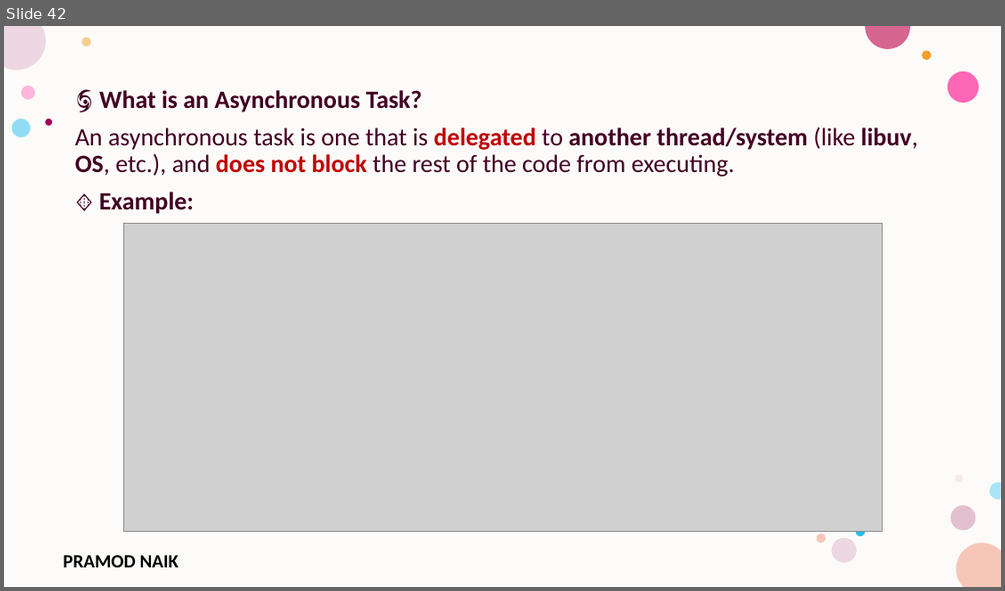
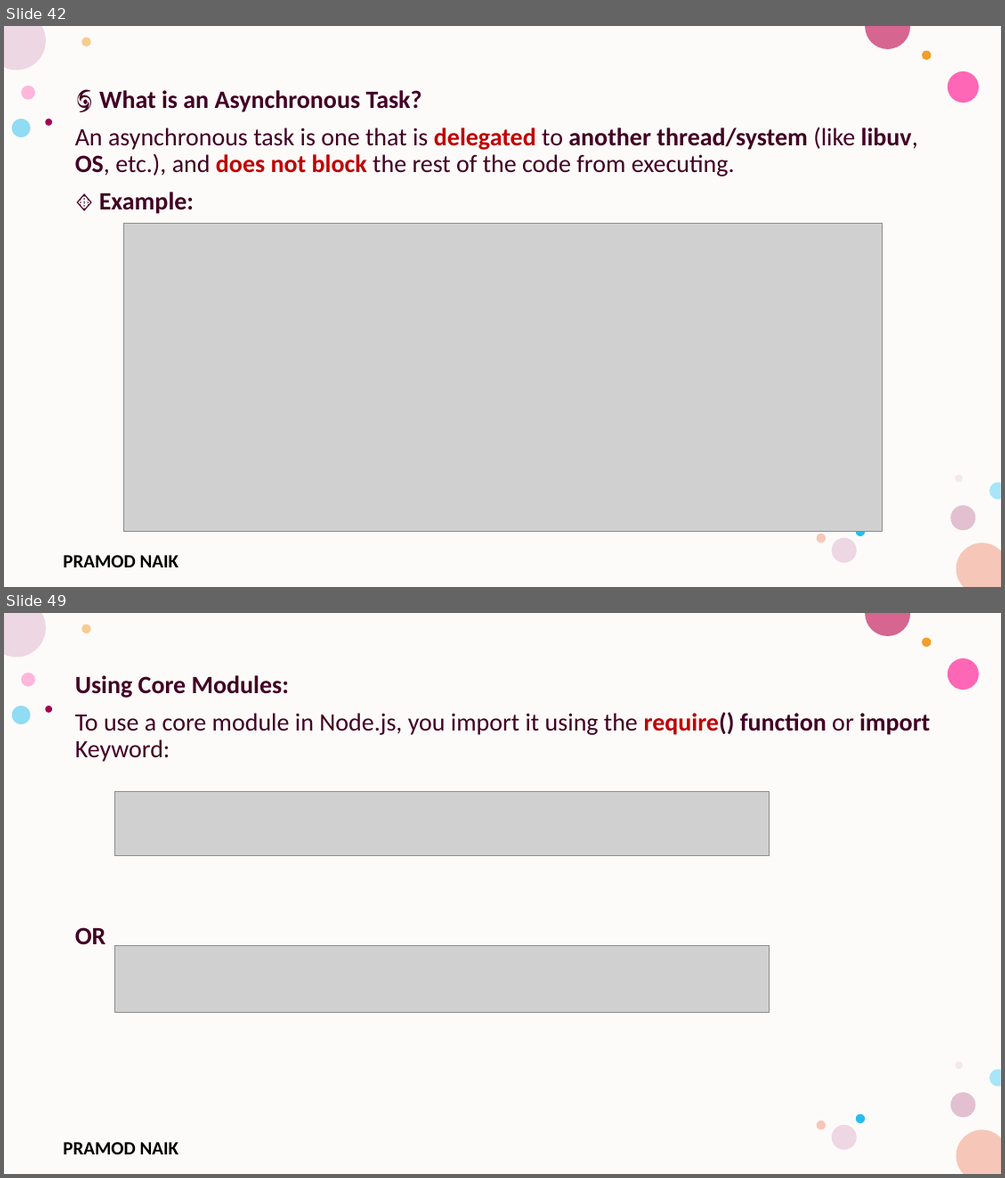
Before and after one commit to PRAMODNAIK-DEV/Node.js-Hands-on-Workshop, a slide deck: Node.js-Hands-on-Workshop 2025.pptx. Shown one above the other, each under a label of ours: slide 42 before the commit, slides 42 and 49 after it; the slides between them are not shown. The pictures are 1005x591 and 1005x1178 pixels, drawn with LibreOffice and Linux fonts; fonts in the diff are those of the drawing; grey boxes stand for pictures; background and template pictures are left out. Boxes give left, top, right and bottom in pixels: in the first picture for what was removed or moved away, otherwise in the second. Text is boxed around its words. In the diff, an @@ line names an element or a change of style, - is before the commit and + after.

```diff
--- a/Node.js-Hands-on-Workshop 2025.pptx
+++ b/Node.js-Hands-on-Workshop 2025.pptx
@@ slide 49 added at [4, 613, 1001, 1174], background #FFFFFF; not listed: 17 template elements that a slide beside it also shows @@
@@ text added at [75, 675, 930, 944], 24 pt, text #420023 @@
+Using Core Modules:
+To use a core module in Node.js, you import it using the require() function or import Keyword:
+OR
@@ picture added at [114, 791, 769, 856] @@
@@ picture added at [114, 945, 769, 1013] @@
```
Also in this commit, not shown: 1 slide changed, 16 other slides added, 2 slides removed.
